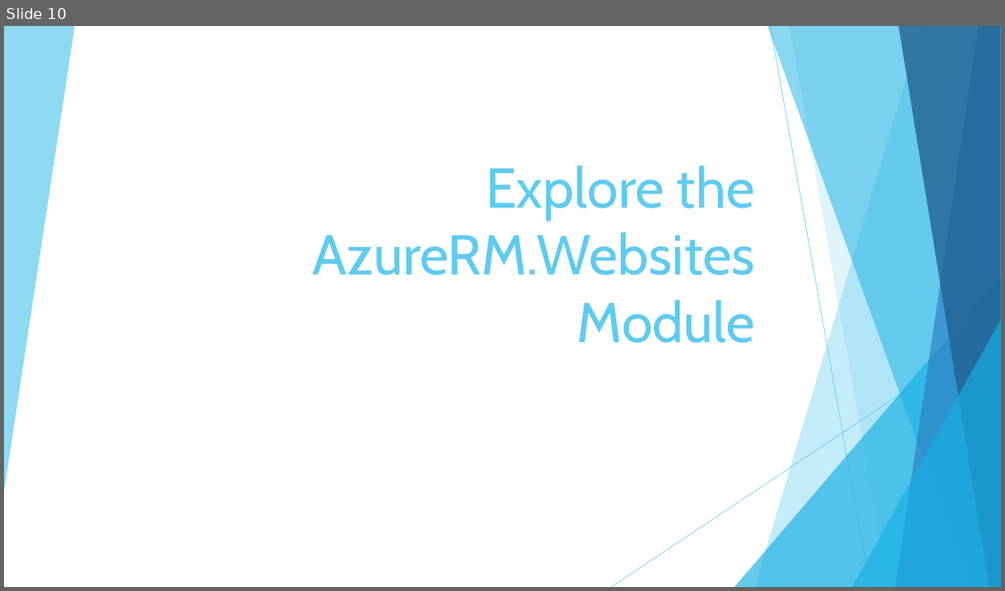
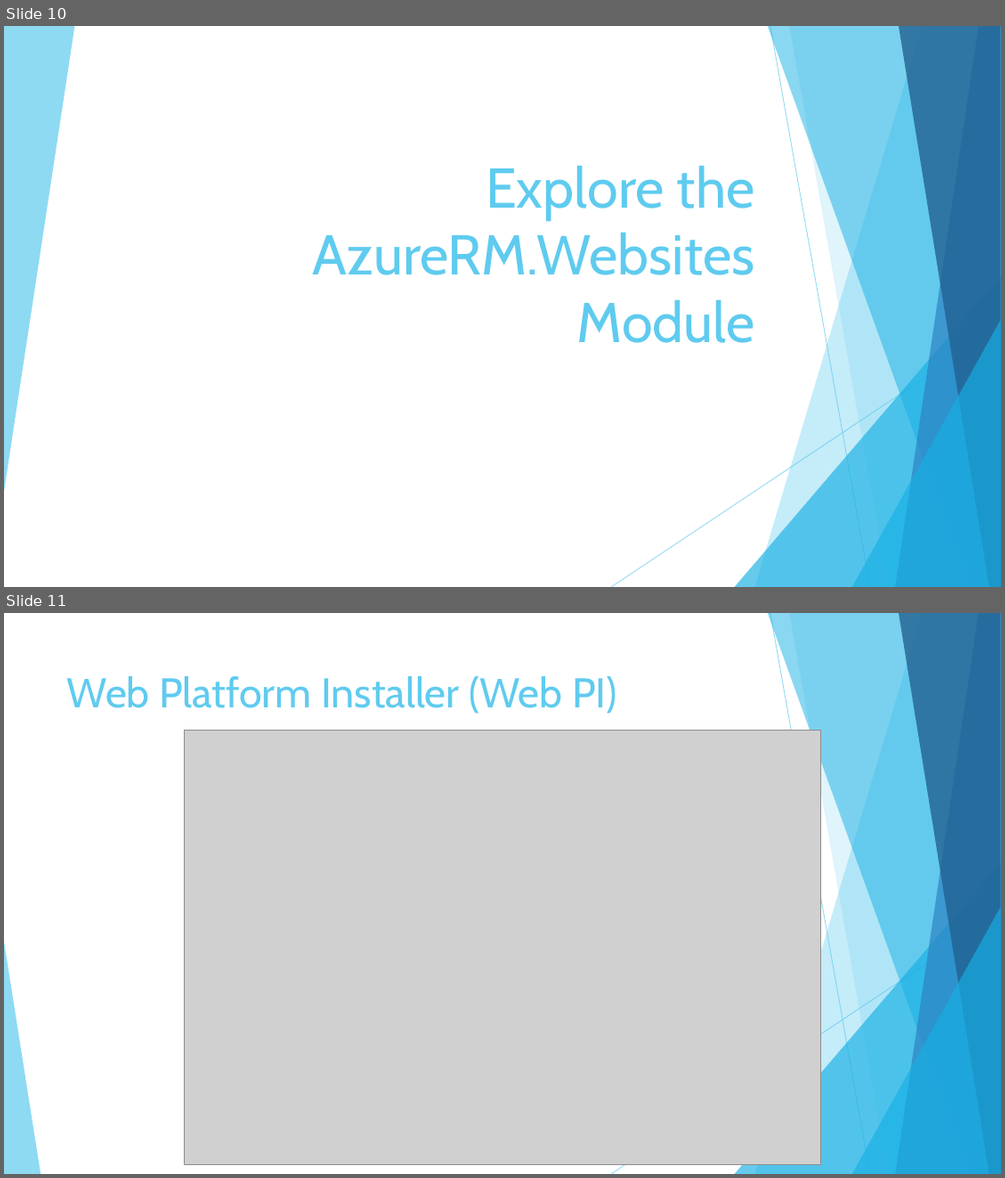
Before and after one commit to timothywarner/webapp, a slide deck: warner-manage-azure-webapps.pptx. Shown one above the other, each under a label of ours: slide 10 before the commit, slides 10 and 11 after it. The pictures are 1005x591 and 1005x1178 pixels, drawn with LibreOffice and Linux fonts; fonts in the diff are those of the drawing; grey boxes stand for pictures; background and template pictures are left out. Boxes give left, top, right and bottom in pixels: in the first picture for what was removed or moved away, otherwise in the second. Text is boxed around its words. In the diff, an @@ line names an element or a change of style, - is before the commit and + after.

```diff
--- a/warner-manage-azure-webapps.pptx
+++ b/warner-manage-azure-webapps.pptx
@@ slide 11 added at (x1=4, y1=613, x2=1001, y2=1174), background #FFFFFF; not listed: 9 template elements that a slide beside it also shows @@
@@ title added at (x1=67, y1=676, x2=616, y2=714), 40 pt, text #5FCBEF @@
+Web Platform Installer (Web PI)
@@ picture added at (x1=184, y1=730, x2=821, y2=1165) @@
@@ triangle added at (x1=4, y1=941, x2=40, y2=1174), fill #5FCBEF at 70% opacity @@
```
Also in this commit, not shown: 2 slides changed, 1 other slide added, 1 slide removed, 2 other files.
